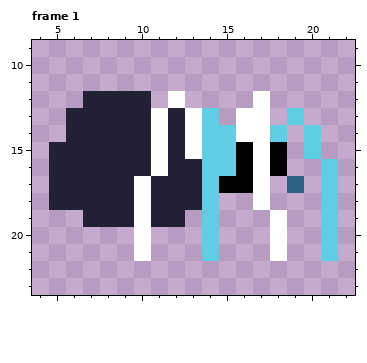
File history of a pixel-art file, assets/spider.ase. That is the earlier state.
32x32 pixels, 1 frame. Colours within 5 levels of each other are drawn and written as one. Shown: frame 1: x 4..22, y 9..23. The commit also changed other frames, which this record leaves out.
The same view after the edit:
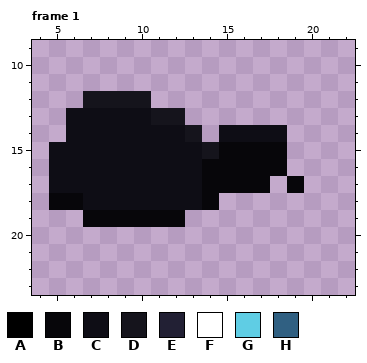
Palette (. is transparent): A #000000  B #07060a  C #0e0d15  D #15141c  E #222034  F #ffffff  G #5fcde4  H #306082
The edit:
layer "Layer 2" now hidden
Changed rows in their new state; - is an unchanged pixel.
Frame 1:
first column x 5:
12 --DDDD-.----.----
13 -CCCCCDD..-..-.--
14 -CCCCCCCD.CCCC-.-
15 CCCCCCCCCDBBBB-.-
16 CCCCCCCCCBBBBB--.
17 CCCCCCCCCBBBB-B-.
18 BBCCCCCCCB--.---.
19 --BBBBBB-.---.--.
20 -----.---.---.--.
21 -----.---.---.--.
Where, in picture pixels (left, top, right, bottom), the same in both pictures:
changed: (49, 91, 338, 261)
